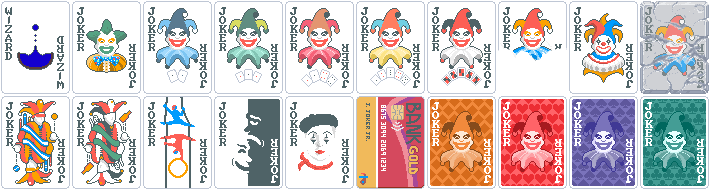
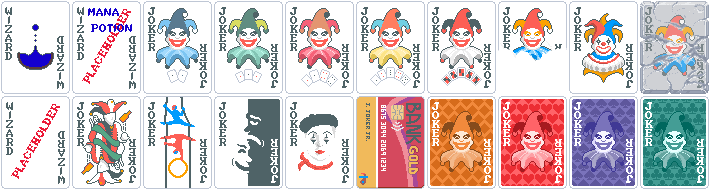
Layered file, before and after one edit (w=710, h=191). Changes by layer:
added layer "Placeholder Mana Potion" above "Placeholder Wizard" over [77, 7, 136, 89]
added layer "Placeholder Wizard" above "Jokers.png" over [6, 99, 65, 186]
painted on "Jokers.png" over [6, 99, 65, 186]
